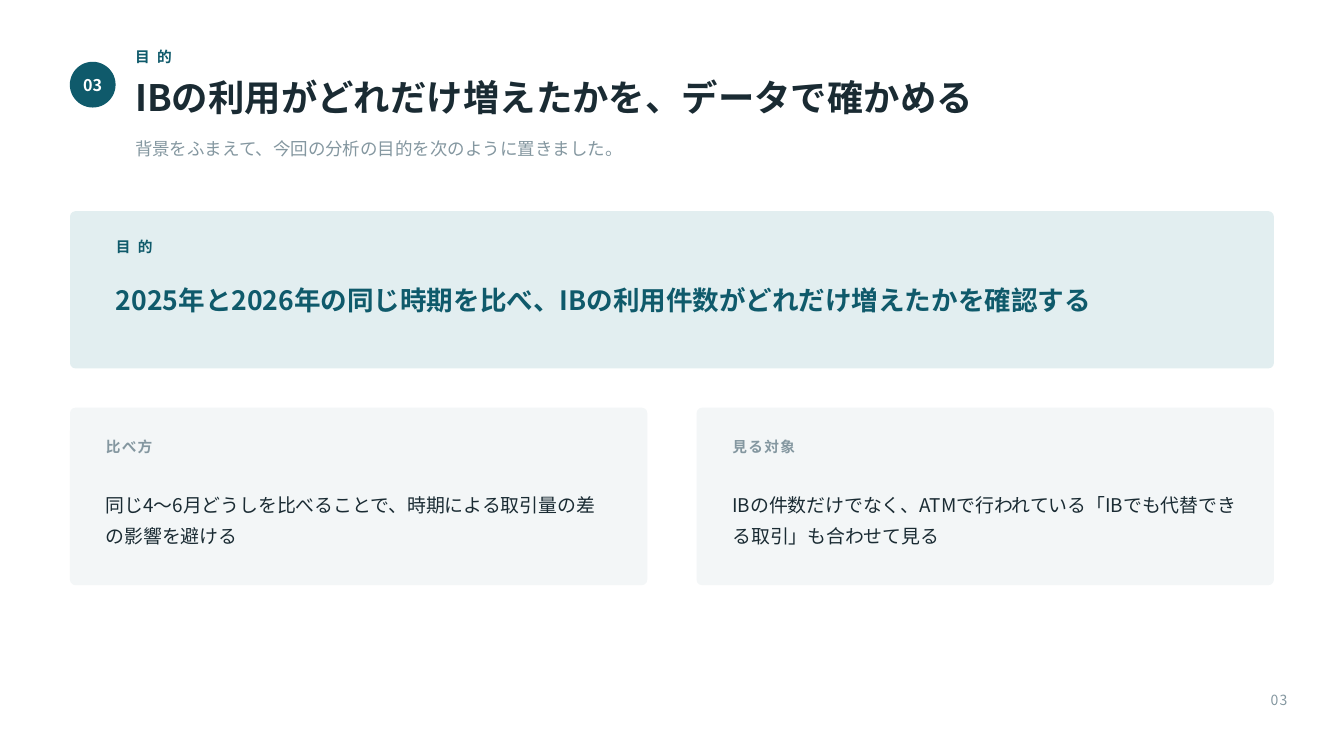
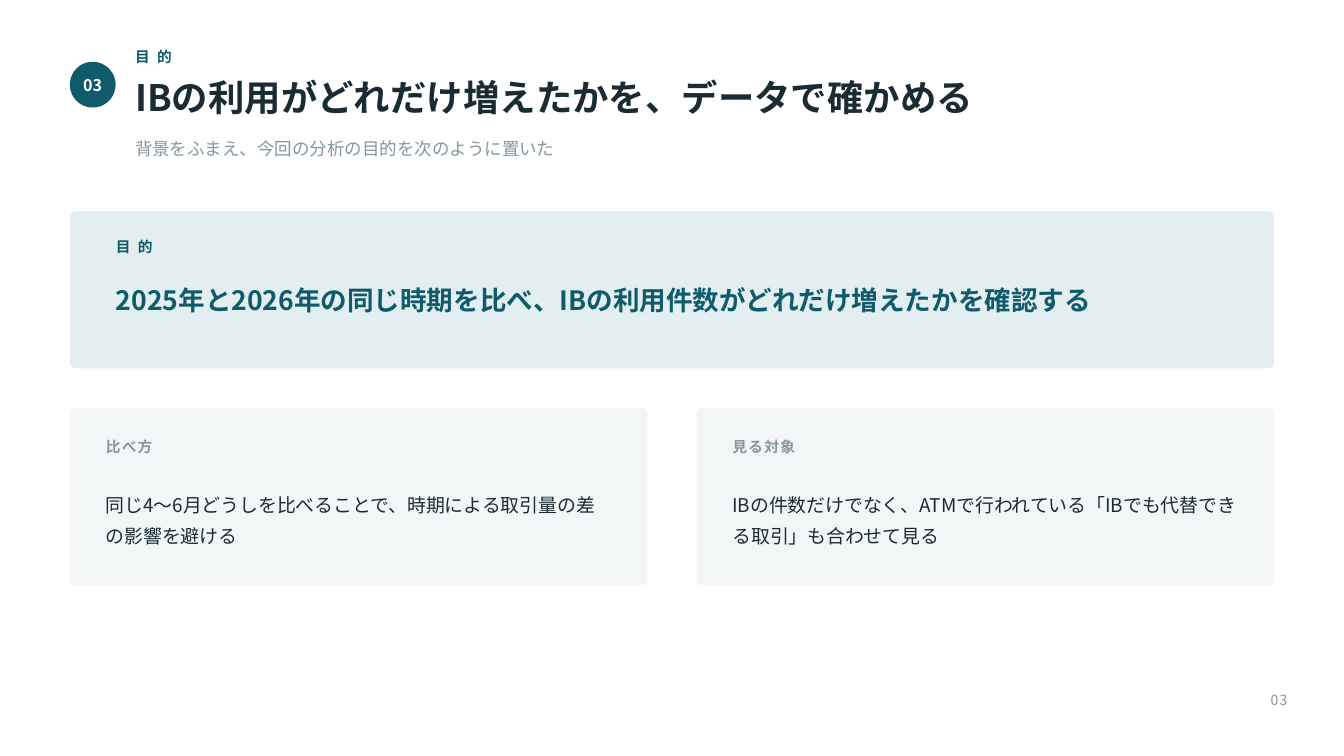
Before and after one commit to takumi66666/my-website, a slide deck: slide 3 of presentation/DYNATREK_成果発表.pptx. Drawn at 1344x756 pixels with LibreOffice and Linux fonts; fonts in the diff are those of the drawing. Boxes give left, top, right and bottom in pixels: in the first picture for what was removed or moved away, otherwise in the second. Text is boxed around its words. In the diff, an @@ line names an element or a change of style, - is before the commit and + after.

```diff
--- a/presentation/DYNATREK_成果発表.pptx
+++ b/presentation/DYNATREK_成果発表.pptx
@@ text at box(135, 140, 554, 157): text changed @@
-背景をふまえて、今回の分析の目的を次のように置きました。
+背景をふまえ、今回の分析の目的を次のように置いた
```
Also in this commit, not shown: 7 other slides changed, 1 other file.
